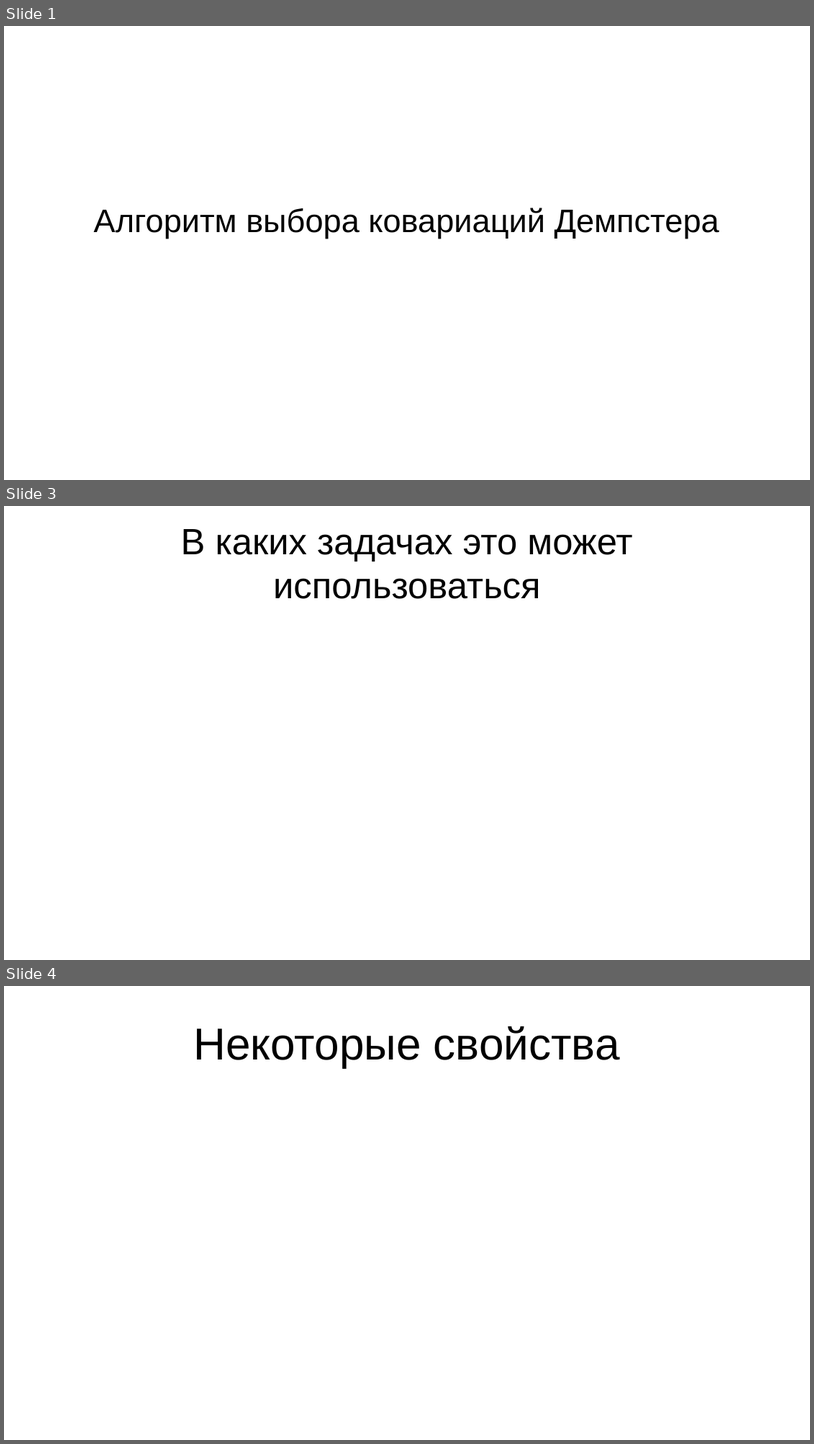
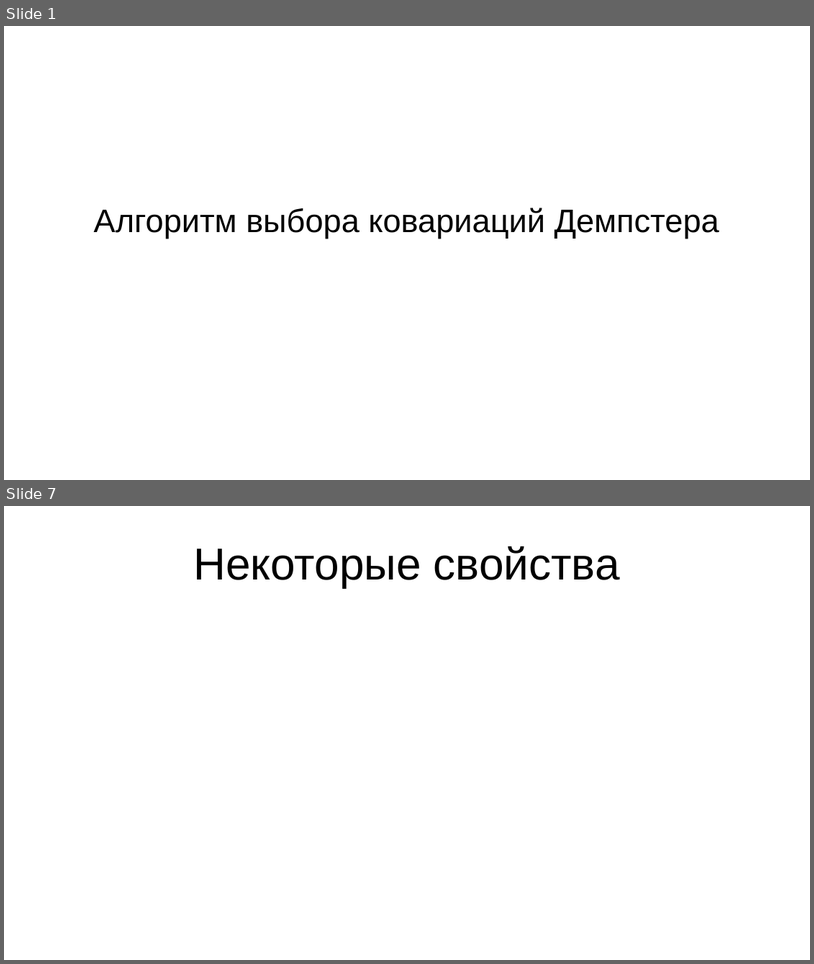
Before and after one commit to Apollon76/dempster_algorithm, a slide deck: Презентация.pptx. Shown one above the other, each under a label of ours: slides 1, 3 and 4 before the commit, slides 1 and 7 after it; the slides between them are not shown. The pictures are 814x1444 and 814x964 pixels, drawn with LibreOffice and Linux fonts; fonts in the diff are those of the drawing. Boxes give left, top, right and bottom in pixels: in the first picture for what was removed or moved away, otherwise in the second. Text is boxed around its words. In the diff, an @@ line names an element or a change of style, - is before the commit and + after.

```diff
--- a/Презентация.pptx
+++ b/Презентация.pptx
@@ slide 3 removed at [4,506,810,960], background #FFFFFF @@
@@ text removed at [181,529,633,599] @@
-В каких задачах это может использоваться
@@ what was slide 4 is now slide 7 @@
```
Also in this commit, not shown: 1 slide changed, 4 slides added.
